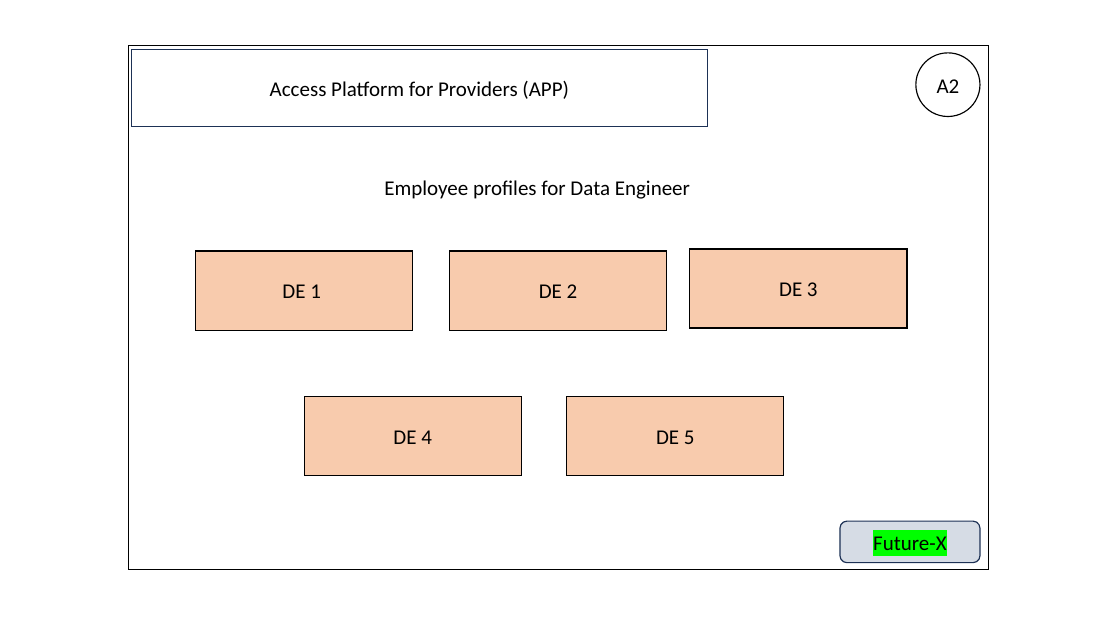
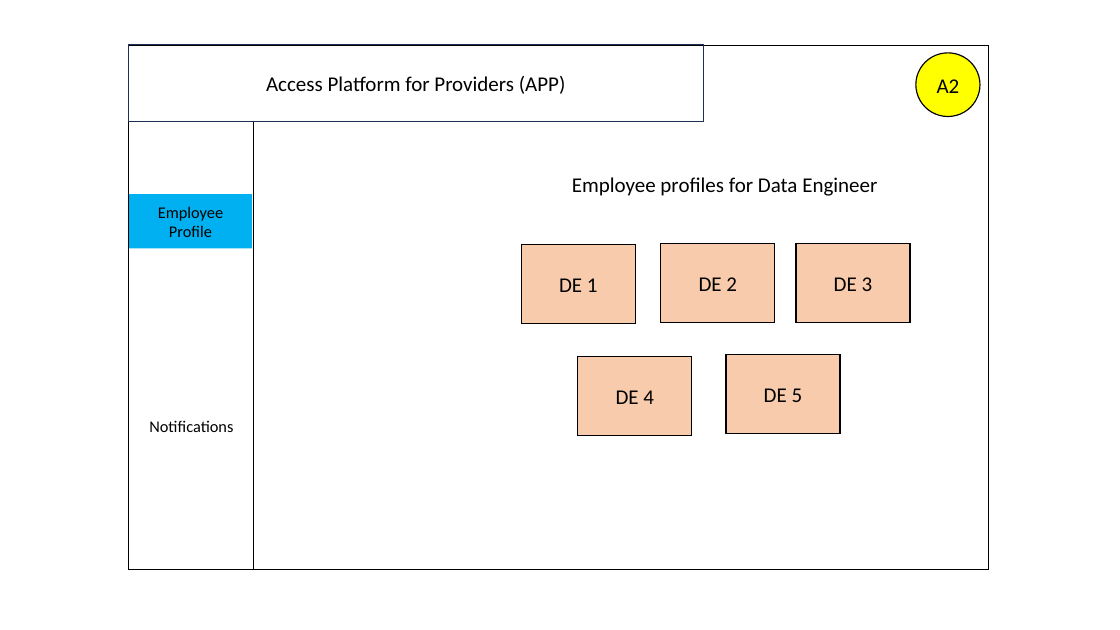
Before and after one commit to IndranilSaha09/ADCCE, a slide deck: slide 5 of Sprint 2/Front end design.pptx. Drawn at 1120x630 pixels with LibreOffice and Linux fonts; fonts in the diff are those of the drawing. Boxes give left, top, right and bottom in pixels: in the first picture for what was removed or moved away, otherwise in the second. Text is boxed around its words. In the diff, an @@ line names an element or a change of style, - is before the commit and + after.

```diff
--- a/Sprint 2/Front end design.pptx
+++ b/Sprint 2/Front end design.pptx
@@ rectangle "Access Platform for Providers (APP)": place and size @@
-rectangle "Access Platform for Providers (APP)" at bbox=[132, 50, 707, 127]
+rectangle "Access Platform for Providers (APP)" at bbox=[129, 45, 704, 122]
@@ ellipse "A2" at bbox=[916, 53, 980, 117]: fill none to #FFFF00 @@
@@ line added from (253, 123) to (253, 570), #000000 0.5 pt @@
@@ text "Employee profiles for Data Engineer": place and size @@
-text "Employee profiles for Data Engineer" at bbox=[384, 180, 690, 199]
+text "Employee profiles for Data Engineer" at bbox=[572, 177, 877, 196]
@@ rectangle added at bbox=[129, 194, 252, 249], fill #00B0F0, 14 pt, text #000000 @@
+Employee Profile
@@ rectangle "DE 1": place and size @@
-rectangle "DE 1" at bbox=[196, 251, 413, 330]
+rectangle "DE 1" at bbox=[522, 245, 636, 323]
@@ rectangle "DE 2": place and size @@
-rectangle "DE 2" at bbox=[450, 251, 667, 330]
+rectangle "DE 2" at bbox=[661, 244, 776, 323]
@@ rectangle "DE 3": place and size @@
-rectangle "DE 3" at bbox=[690, 249, 907, 328]
+rectangle "DE 3" at bbox=[797, 244, 911, 323]
@@ rectangle "DE 4": place and size @@
-rectangle "DE 4" at bbox=[304, 397, 522, 476]
+rectangle "DE 4" at bbox=[578, 356, 692, 435]
@@ rectangle "DE 5": place and size @@
-rectangle "DE 5" at bbox=[567, 397, 785, 476]
+rectangle "DE 5" at bbox=[726, 355, 840, 434]
@@ text added at bbox=[149, 420, 233, 432], 14 pt, text #000000 @@
+Notifications
@@ rounded rectangle removed at bbox=[840, 521, 981, 562] @@
-Future-X
```
Also in this commit, not shown: 7 other slides changed, 2 slides added, 1 other file.
